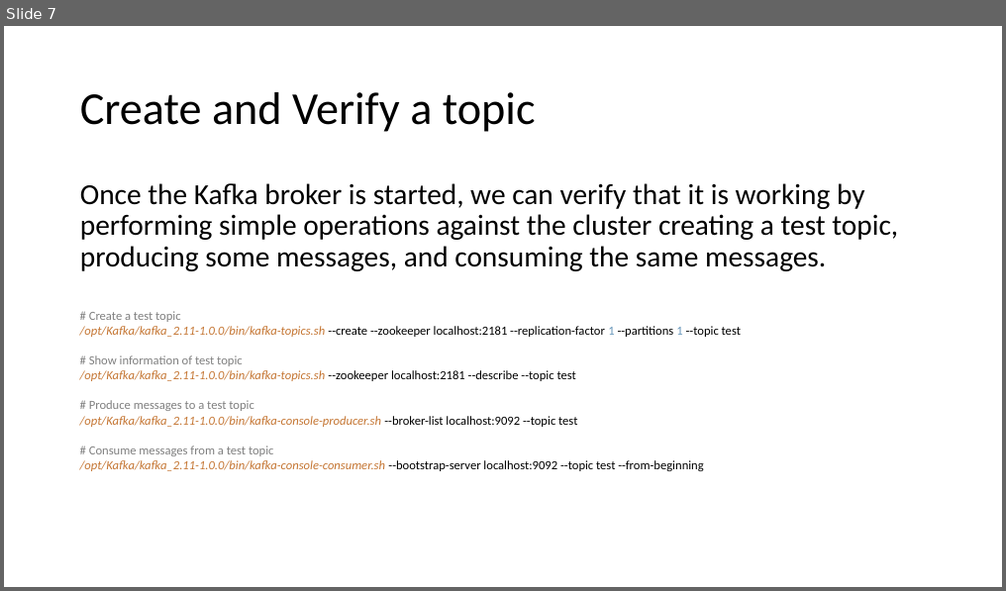
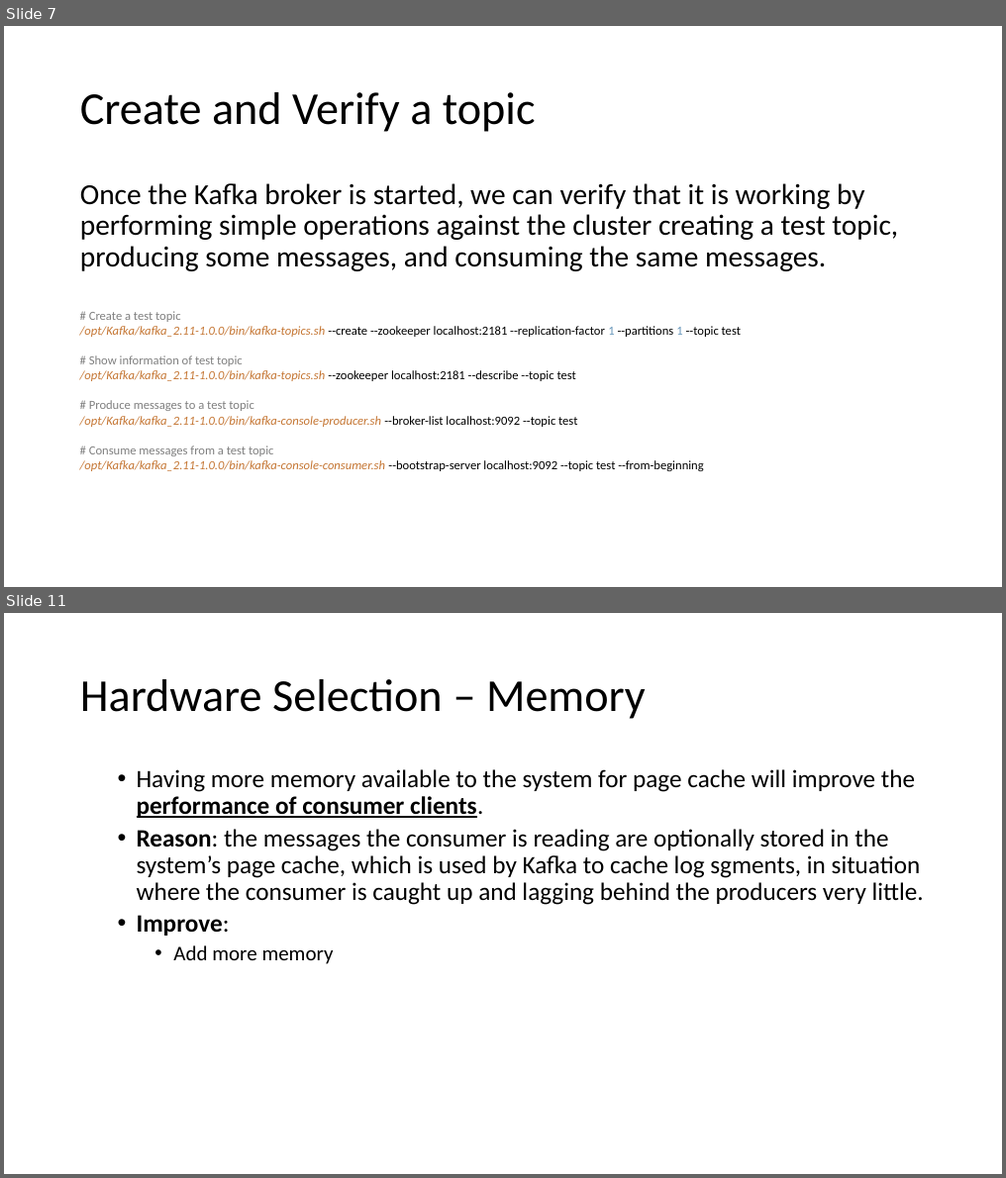
Before and after one commit to nobody-hub/friday-learn, a slide deck: docs/kafka/Kafka_The_Definitive_Guide/Chapter_2_Installing_Kafka.pptx. Shown one above the other, each under a label of ours: slide 7 before the commit, slides 7 and 11 after it; the slides between them are not shown. The pictures are 1006x591 and 1006x1178 pixels, drawn with LibreOffice and Linux fonts; fonts in the diff are those of the drawing. Boxes give left, top, right and bottom in pixels: in the first picture for what was removed or moved away, otherwise in the second. Text is boxed around its words. In the diff, an @@ line names an element or a change of style, - is before the commit and + after.

```diff
--- a/docs/kafka/Kafka_The_Definitive_Guide/Chapter_2_Installing_Kafka.pptx
+++ b/docs/kafka/Kafka_The_Definitive_Guide/Chapter_2_Installing_Kafka.pptx
@@ slide 11 added at box(4, 613, 1002, 1174), background #FFFFFF @@
@@ title added at box(80, 679, 646, 719), 44 pt, text #000000 @@
+Hardware Selection – Memory
@@ text added at box(137, 769, 924, 964), 24 pt, text #000000 @@
+  • Having more memory available to the system for page cache will improve the performance of consumer clients.
+  • Reason: the messages the consumer is reading are optionally stored in the system’s page cache, which is used by Kafka to cache log sgments, in situation where the consumer is caught up and lagging behind the producers very little.
+  • Improve:
+    • Add more memory
```
Also in this commit, not shown: 2 slides changed, 4 other slides added, 2 slides removed.
